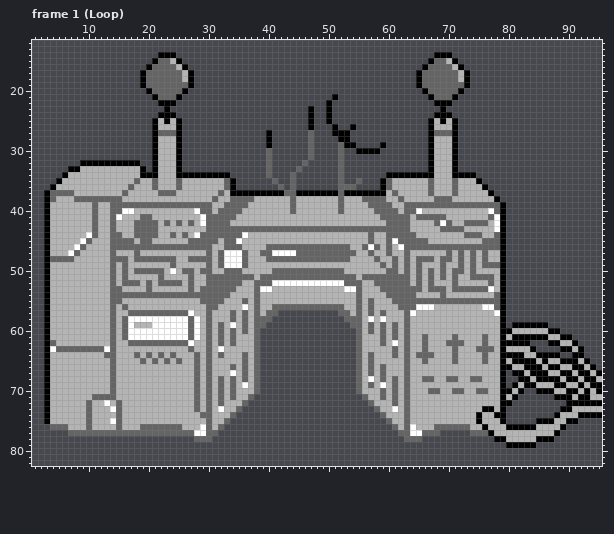
One commit to this pixel-art file: assets/machine.aseprite. This is how it looked before the edit.
96x96 pixels, 17 frames. Shown: frame 1 (Loop): x 1..95, y 12..82. The commit also changed other frames, which this record leaves out.
The result:
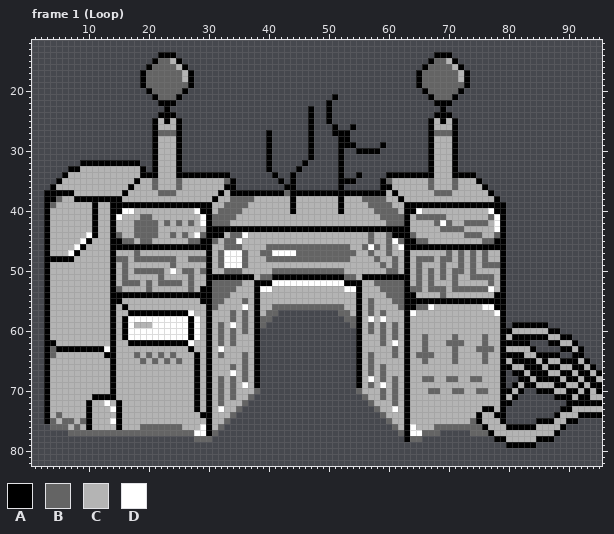
Palette (. is transparent): A #000000  B #646464  C #b4b4b4  D #ffffff
Difference:
Changed rows in their new state; - is an unchanged pixel.
Frame 1 (Loop), layer "Layer 3":
first column x 4:
27 -------------------------------------------A-------------------------------
28 -------------------------------------------A-------------------------------
29 -------------------------------------------A----A--------------------------
30 ------------------------------------A------A----A--------------------------
31 ------------------------------------A------A----A--------------------------
32 ------------------------------------A-----A-----A--------------------------
33 ------------------------------------A----A------A--------------------------
34 ------------------------------------.A--A-------A--A-----------------------
35 --------------A----------------------.A-A-------AAA.-----------------------
36 -------------A---------------A--------.AA-------A..-----A------------------
37 AAAA--------A---------------A-----------A-------A--------A-----CBBBC-------
38 AB--AAAAAAAA---------------A------------A-------A---------A-----CCC--------
39 B------A--AAAAAAAAAAAAAAAAA-------------A-------A----------AAAAAAAAAAAAAAAA
40 -------A--AA-------------AA-------------A-------A----------AA-------------A
41 -------A--A---------------A--------------------------------A---------------
42 -------A--A---------------A--------------------------------A---------------
43 -------A--A---------------AAAAAAAAAAAAAAAAAAAAAAAAAAAAAAAAAA---------------
44 -------A--A---------------AAAC---------------------------AAA---------------
45 ------A---AA-------------AA--------------------------------AA-------------A
46 -----A----AAAAAAAAAAAAAAAAA--------------------------------AAAAAAAAAAAAAAAA
47 ----A-----A---------------A--------------------------------A---------------
48 AAAA------A---------------A--------------------------------A---------------
49 ----------A---------------A--------------------------------A---------------
50 ----------A---------------A--------------------------------A---------------
51 ----------A---------------AAAAAAAA---AAAAAAAAAAAA---AAAAAAAA---------------
52 ----------A---------------A-------AAA------------AAA-------A---------------
53 ----------A--------------AA-------A----------------A-------A---------------
54 ----------AAAAAAAAAAAAAAAAA-------A----------------A-------AA-------------A
55 ----------AA-------------AA-------A----------------A-------AAAAAAAAAAAAAAAA
56 ----------A-A-------------A-------A----------------A-------AABB-----------A
57 ----------A--AAAAAAAAAA---A-------A----------------A-------A---------------
58 ----------A-A----------A--A-------A----------------A-------A---------------
59 ----------A-A----------A--A-------A----------------A-------A---------------
60 ----------A-A----------A--A-------A----------------A-------A---------------
61 ----------A-A----------A--A-------A----------------A-------A---------------
62 A---------A--AAAAAAAAAA---A-------A----------------A-------A---------------
63 BAAAAAAAA-A------------A--A-------A----------------A-------A---------------
64 B--------AA-------------A-A-------A----------------A-------A---------------
65 ----------A-------------A-A-------A----------------A-------A---------------
66 ----------A-------------A-A-------A----------------A-------A---------------
67 ----------A-------------A-A-------A----------------A-------A---------------
68 ----------A-------------A-A-------A----------------A-------A---------------
69 ----------A-------------A-A-------A----------------A-------A---------------
70 ----------A-------------A-A--------------------------------A---------------
71 -------AAAA-------------A-A--------------------------------A---------------
72 ------A----A------------A-A--------------------------------A---------------
73 ------A----A------------A-A--------------------------------A---------------
74 -B----A----A-------------AA--------------------------------A---------------
75 B-BB-BA----A--------------A--------------------------------A----------B----
76 ----B-A----A--------------A--------------------------------A----------BB---
77 --------------------------A--------------------------------A---------------
78 -----------------------------------------------------------A---------------
Pixel boxes of the changes (left, top, right, bottom) in both pictures:
changed: (50, 130, 500, 442)
